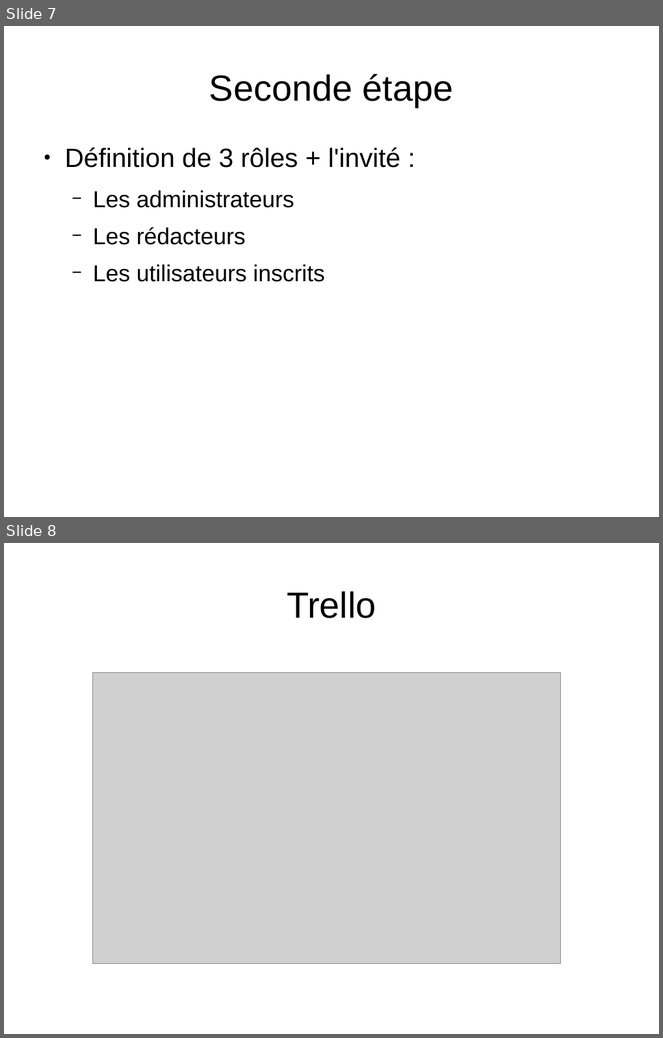
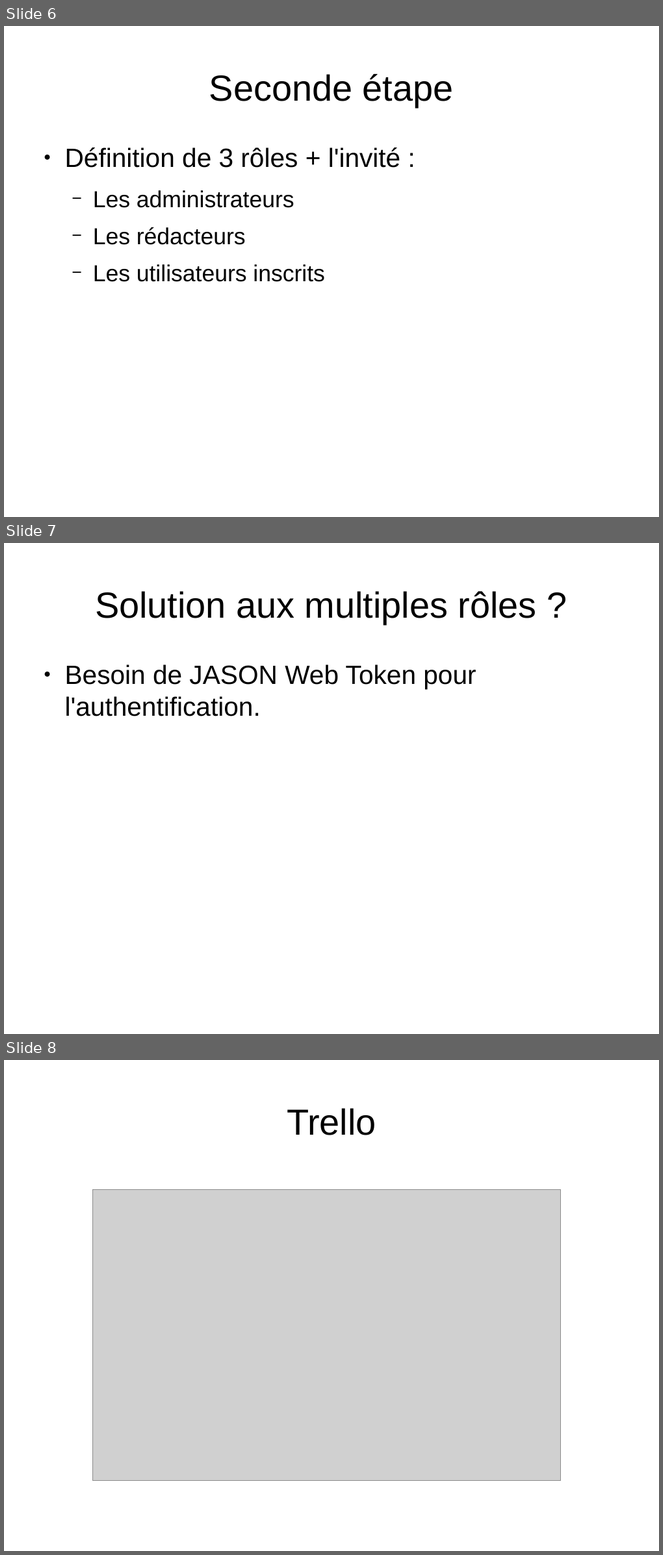
Before and after one commit to Wathil/POECNews, a slide deck: presentation.odp. Shown one above the other, each under a label of ours: slides 7 and 8 before the commit, slides 6, 7 and 8 after it. The pictures are 663x1038 and 663x1555 pixels, drawn with LibreOffice and Linux fonts; fonts in the diff are those of the drawing; grey boxes stand for pictures. Boxes give left, top, right and bottom in pixels: in the first picture for what was removed or moved away, otherwise in the second. Text is boxed around its words. In the diff, an @@ line names an element or a change of style, - is before the commit and + after.

Commit message:
ok

```diff
--- a/presentation.odp
+++ b/presentation.odp
@@ slide 7 added at [4,543,659,1034], background #FFFFFF @@
@@ title added at [95,591,537,624], 44 pt, text #000000 @@
+Solution aux multiples rôles ?
@@ text added at [65,665,476,717], 32 pt, text #000000 @@
+● Besoin de JASON Web Token pour l'authentification.
@@ what was slide 7 is now slide 6 @@
```
Also in this commit, not shown: 1 slide removed.
